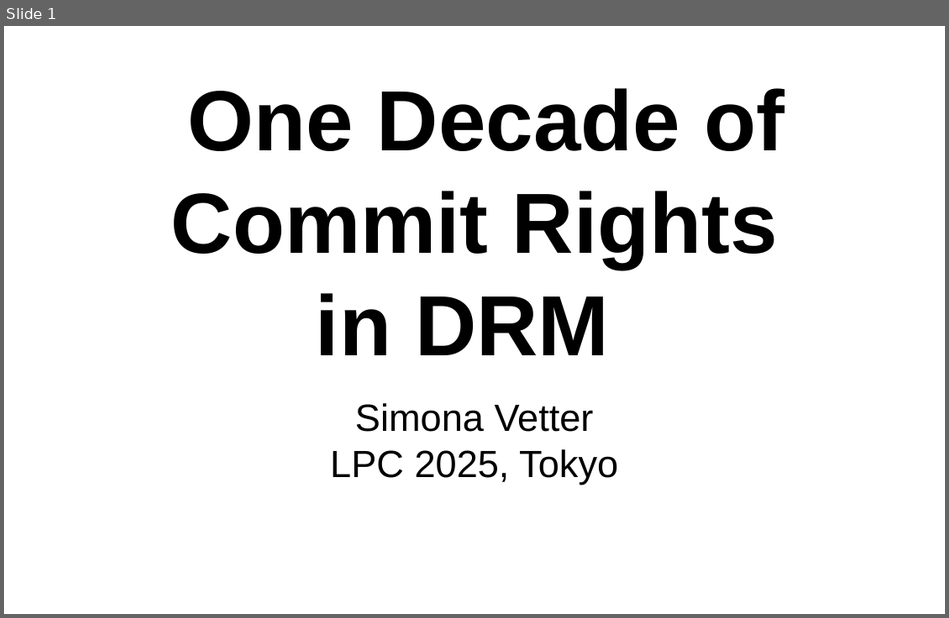
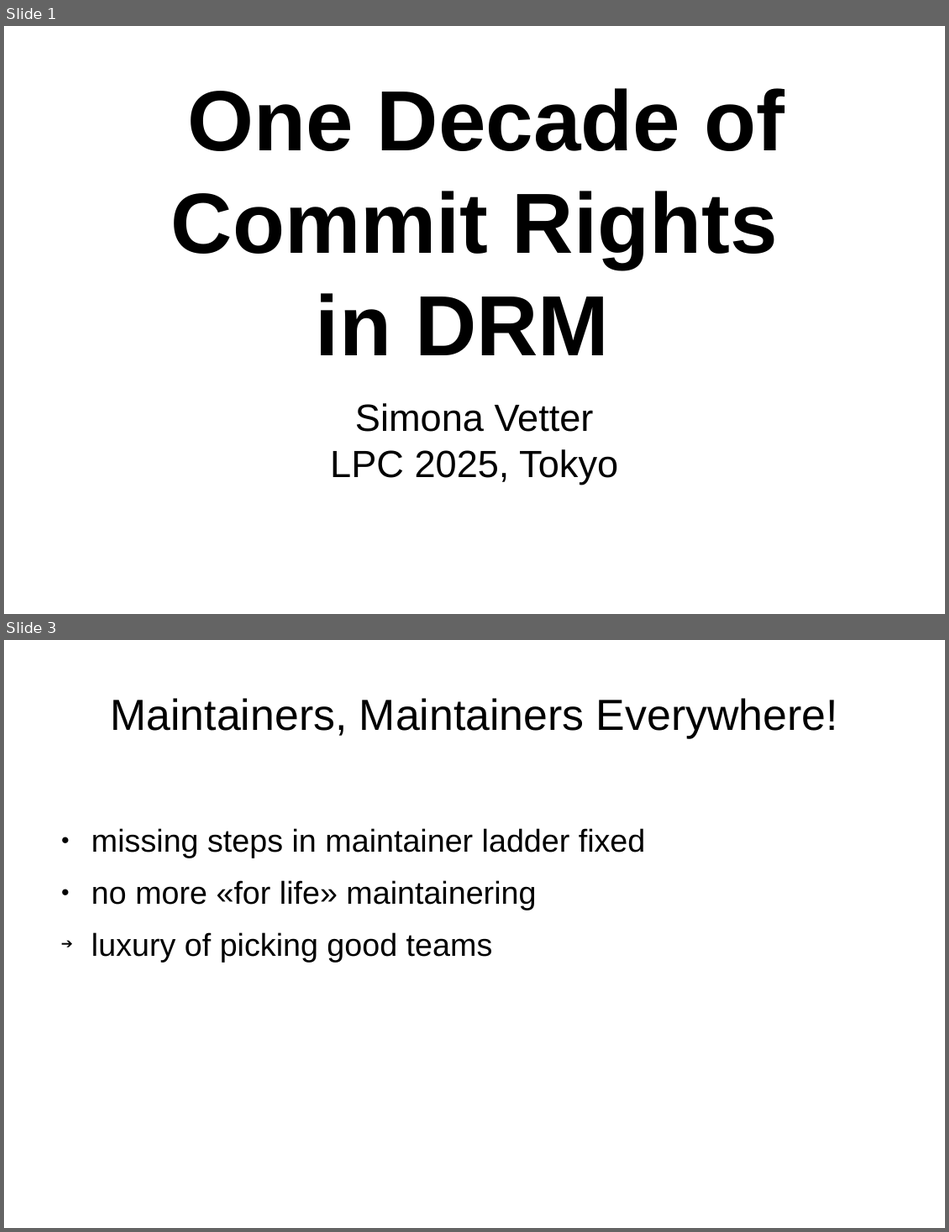
Before and after one commit to danvet/danvet.github.io, a slide deck: slides/lpc-2025-commit-rights.odp. Shown one above the other, each under a label of ours: slide 1 before the commit, slides 1 and 3 after it; the slides between them are not shown. The pictures are 949x618 and 949x1232 pixels, drawn with LibreOffice and Linux fonts; fonts in the diff are those of the drawing. Boxes give left, top, right and bottom in pixels: in the first picture for what was removed or moved away, otherwise in the second. Text is boxed around its words. In the diff, an @@ line names an element or a change of style, - is before the commit and + after.

```diff
--- a/slides/lpc-2025-commit-rights.odp
+++ b/slides/lpc-2025-commit-rights.odp
@@ slide 3 added at (4, 640, 945, 1228), background #FFFFFF @@
@@ title added at (111, 698, 838, 738), 36.7 pt, text #000000 @@
+Maintainers, Maintainers Everywhere!
@@ text added at (91, 828, 646, 962), 26.7 pt, text #000000 @@
+● missing steps in maintainer ladder fixed
+● no more «for life» maintainering
+➔ luxury of picking good teams
```
Also in this commit, not shown: 12 other slides added, 1 slide removed.
